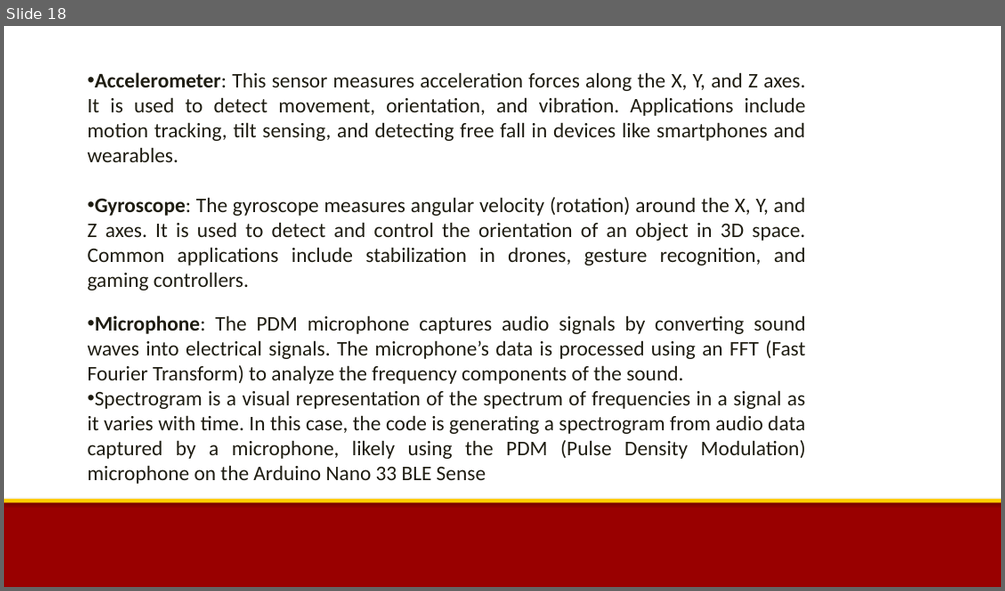
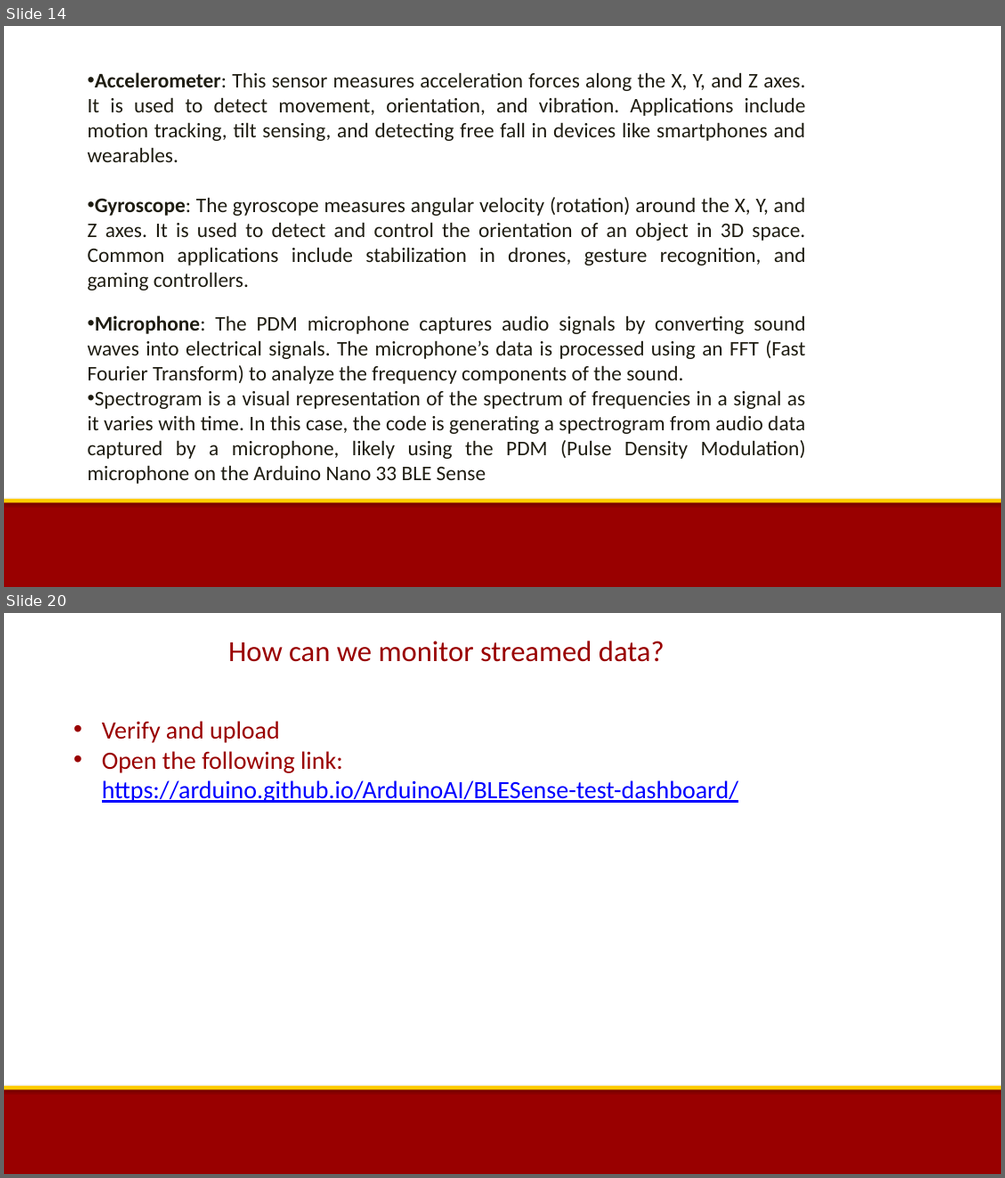
Before and after one commit to uscee105/ee105, a slide deck: assets/module-0-intro/mod-0-lecture-3-arduino-installation.pptx. Shown one above the other, each under a label of ours: slide 18 before the commit, slides 14 and 20 after it; the slides between them are not shown. The pictures are 1005x591 and 1005x1178 pixels, drawn with LibreOffice and Linux fonts; fonts in the diff are those of the drawing; background and template pictures are left out. Boxes give left, top, right and bottom in pixels: in the first picture for what was removed or moved away, otherwise in the second. Text is boxed around its words. In the diff, an @@ line names an element or a change of style, - is before the commit and + after.

```diff
--- a/assets/module-0-intro/mod-0-lecture-3-arduino-installation.pptx
+++ b/assets/module-0-intro/mod-0-lecture-3-arduino-installation.pptx
@@ slide 20 added at bbox=[4, 613, 1001, 1174], background #FFFFFF; not listed: 2 template elements that a slide beside it also shows @@
@@ text added at bbox=[228, 641, 664, 662], 28 pt, text #990000 @@
+How can we monitor streamed data?
@@ text added at bbox=[102, 721, 738, 803], 24 pt, text #0000FF, underline @@
+  • Verify and upload
+  • Open the following link:
+    https://arduino.github.io/ArduinoAI/BLESense-test-dashboard/
@@ what was slide 18 is now slide 14 @@
```
Also in this commit, not shown: 5 slides changed, 2 other slides added, 18 other files.
